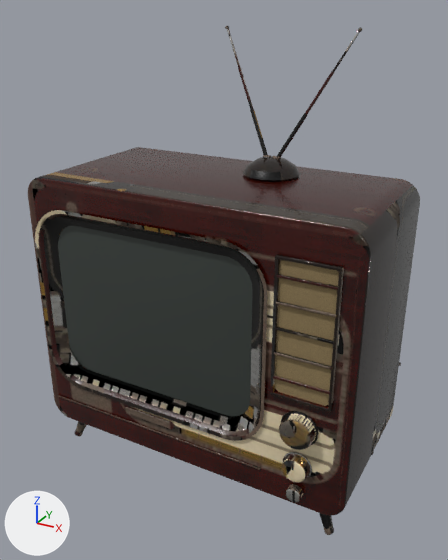
Two versions of the glTF model public/models/tv.glb, one commit apart.
Before and after are seen from a 50 mm lens placed at (4.53, -9.06, 7.38), pointed at (-0.41, -0.08, 2.89). Lighting does not change. The marker at lower left points along +X, +Y and +Z. The first picture is the older version. Where no turn or scale is listed for an object, it has been applied to the vertices. Vertices at exactly the same position are counted once.

Objects in the first picture: 'knob_channel', 'knob_contrast', 'knob_volume', 'screen', 'tv'.
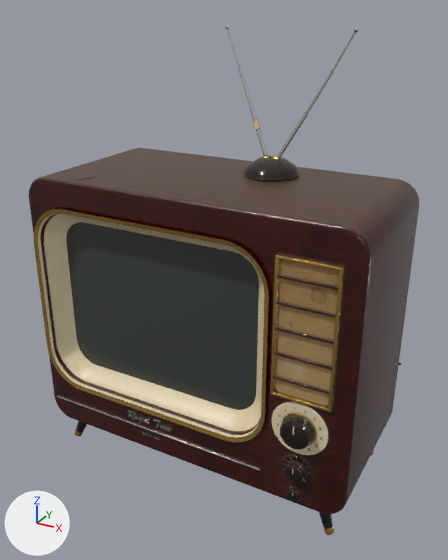
The change in detail:
me_tv is used by ob_tv; location (0.0, 0.0, 0.0).
me_tv had 4654 vertices, 8916 faces and spanned x -2.75..2.75, y -2.32..3.44, z -0.01..7.12.
me_tv now has 11464 vertices, 22422 faces and spans x -2.75..2.75, y -2.32..3.44, z -0.01..7.12.
me_tv part 1: the loose piece of 1062 vertices spanning x -2.75..2.75, y -2.25..0.35, z 0.55..5.0 is rebuilt with 1463 vertices and now spans x -2.75..2.75, y -2.25..0.35, z 0.55..5.0.
me_tv part 2: 189 vertices moved within x -2.62..2.42, y -2.31..-2.25, z 0.99..4.24; 596 vertices removed from x -2.66..1.46, y -2.3..-2.01, z 0.98..4.55; 4500 vertices added at x -2.68..2.43, y -2.3..-1.77, z 0.84..4.57.
me_tv part 3: 19 vertices moved within x -0.49..2.08, y -0.24..3.39, z 0.04..7.11; 657 vertices removed from x -2.34..2.34, y -0.43..3.44, z 0.0..7.11; 3092 vertices added at x -2.34..2.34, y -0.47..3.44, z 0.0..7.12.
me_tv part 4: 3459 kept faces spanning x -2.62..2.55, y -2.32..2.05, z -0.01..7.12 get new texture (UV) coordinates.
Other edits to the shape of me_tv do not show in these pictures.
me_knob_channel is used by ob_knob_channel; location (2.0, -2.26, 1.95).
me_knob_channel had 1113 vertices, 2218 faces and spanned x -0.286..0.286, y -0.213..0.01, z -0.286..0.286.
me_knob_channel now has 865 vertices, 1722 faces and spans x -0.262..0.262, y -0.209..0.007, z -0.262..0.262.
me_knob_channel part 5: the loose piece of 480 vertices spanning x -0.286..0.286, y -0.022..0.01, z -0.286..0.286 is rebuilt with 216 vertices and now spans x -0.262..0.262, y -0.019..0.007, z -0.262..0.262.
me_knob_channel part 6: 576 vertices removed from x -0.254..0.254, y -0.206..0.0, z -0.254..0.254; 640 vertices added at x -0.233..0.233, y -0.206..0.0, z -0.233..0.233.
Other edits to the shape of me_knob_channel do not show in these pictures.
me_knob_contrast is used by ob_knob_contrast; location (2.0, -2.26, 0.82).
me_knob_contrast had 633 vertices, 1258 faces and spanned x -0.127..0.127, y -0.127..0.0, z -0.127..0.127.
me_knob_contrast now has 649 vertices, 1290 faces and spans x -0.106..0.106, y -0.116..0.0, z -0.106..0.106.
me_knob_contrast part 7: the loose piece of 577 vertices spanning x -0.127..0.127, y -0.125..0.0, z -0.127..0.127 is rebuilt with 641 vertices and now spans x -0.106..0.106, y -0.114..0.0, z -0.106..0.106.
Other edits to the shape of me_knob_contrast do not show in these pictures.
me_knob_volume is used by ob_knob_volume; location (2.0, -2.26, 1.3).
me_knob_volume had 1113 vertices, 2218 faces and spanned x -0.226..0.226, y -0.181..0.008, z -0.226..0.226.
me_knob_volume now has 1193 vertices, 2330 faces and spans x -0.24..0.24, y -0.168..0.004, z -0.24..0.24.
me_knob_volume part 8: the loose piece of 577 vertices spanning x -0.201..0.201, y -0.177..0.0, z -0.201..0.201 is rebuilt with 641 vertices and now spans x -0.159..0.159, y -0.166..0.0, z -0.159..0.159.
me_knob_volume part 9: the loose piece of 480 vertices spanning x -0.226..0.226, y -0.018..0.008, z -0.226..0.226 is rebuilt with 240 vertices and now spans x -0.24..0.24, y -0.032..0.002, z -0.24..0.24.
Other edits to the shape of me_knob_volume do not show in these pictures.
Object 'knob_channel' (ob_knob_channel) moves from (2.0, -2.26, 1.95) to (2.0, -2.28, 1.95).
Object 'knob_contrast' (ob_knob_contrast) moves from (2.0, -2.26, 0.82) to (2.0, -2.26, 0.8).
Object 'knob_volume' (ob_knob_volume) moves from (2.0, -2.26, 1.3) to (2.0, -2.26, 1.24).
Object 'screen' (ob_screen) moves from (-0.6, -2.08, 2.95) to (-0.6, -1.88, 2.95).

Location of each change, (x1, y1, x2, y2) in pixels of the pictures (448 x 560 px; the box of a moved part takes in the faces that stretch with it):
'tv', reshaped: before (28, 25, 420, 535); after (29, 25, 419, 535)
'screen', moved: before (58, 226, 253, 416); after (67, 222, 259, 409)
'knob_channel', reshaped, moved (10% narrower): before (279, 411, 319, 450); after (280, 413, 316, 450)
'knob_volume', reshaped, moved (6% shorter): before (281, 452, 312, 482); after (282, 455, 312, 483)
'knob_contrast', reshaped, moved (16% narrower, 11% shorter): before (286, 484, 304, 502); after (287, 486, 302, 502)
part 1 of me_tv, rebuilt: before (28, 147, 420, 516); after (29, 148, 419, 514)
part 2 of me_tv, cut back: before (35, 210, 338, 470); after (33, 209, 338, 471)
part 3 of me_tv, reshaped (mostly hidden): before (225, 26, 401, 366); after (225, 25, 401, 365)
part 4 of me_tv, surface changed: (74, 25, 374, 535) in both
part 5 of me_knob_channel, rebuilt (10% narrower, 8% shorter): before (281, 411, 319, 446); after (282, 413, 316, 445)
part 6 of me_knob_channel, moved or reshaped: before (279, 413, 316, 450); after (280, 415, 314, 450)
part 8 of me_knob_volume, rebuilt (23% narrower, 21% shorter): before (281, 454, 310, 482); after (284, 461, 306, 483)
part 9 of me_knob_volume, rebuilt (7% taller): before (283, 452, 312, 478); after (282, 455, 312, 483)
